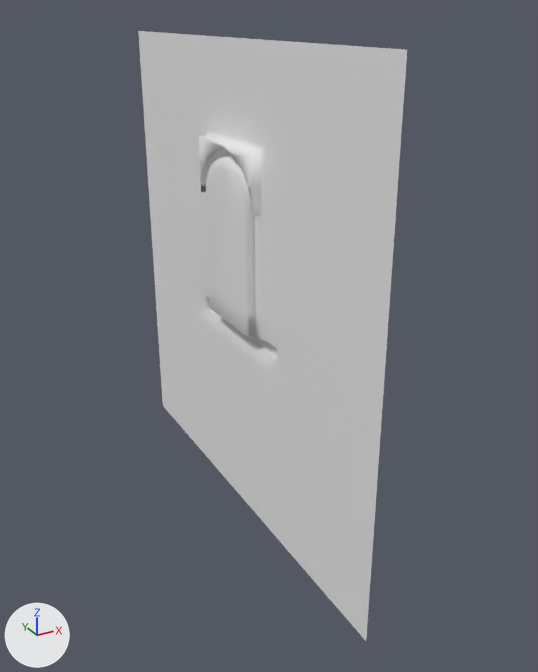
Renders of the FBX model Assets/Models/Environment/Building/Model_Environment_WallWindow.fbx from each side of a commit.
Before and after are seen from a 50 mm camera at (-0.43, -3.91, 3.14) aimed at (1.58, -0.26, 1.32). The axes (+X, +Y, +Z) are drawn at lower left. The lights are the same throughout. Materials are left out; every surface is plain grey. Where no turn or scale is listed for an object, it has been applied to the vertices.

The scene before the commit, as lines of its bpy script (objects in view):
```python
me_mesh = bpy.data.meshes.new('Mesh')
me_mesh.from_pydata(...)  # 236 vertices, 230 faces; spans x 1.43..1.58, y -1.5..1.5, z 0.0..3.0
me_mesh.materials.append(mat_trim)
ob_wallwindow_low = bpy.data.objects.new('WallWindow_low', me_mesh)
ob_wallwindow_low.location = (0.0, 0.0, 0.0)
```
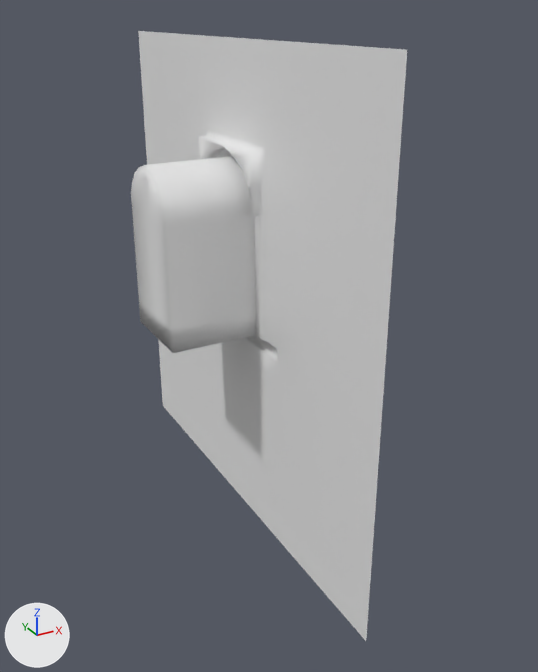
Boxes (x1, y1, x2, y2) around the edits, measured in the pictures (538 x 672 px):
'WallWindow_low', reshaped
    before: (138, 31, 407, 641)
    after: (131, 31, 407, 641)
part 1 of me_mesh, built on
    before: (206, 156, 255, 337)
    after: (131, 156, 255, 353)

What changed in the scene script:
```text
Change me_mesh:
    used by ob_wallwindow_low; location = (0.0, 0.0, 0.0)
    remove me_mesh.from_pydata(...)  # 236 vertices, 230 faces; spans x 1.43..1.58, y -1.5..1.5, z 0.0..3.0
    add me_mesh.from_pydata(...)  # 254 vertices, 248 faces; spans x 0.95..1.58, y -1.5..1.5, z 0.0..3.0
    me_mesh part 1
    22 faces are deleted
    9 vertices in x 1.43, y -0.27..0.27, z 1.34..2.34 move by (-0.48, 0.0, 0.0)
    1 vertex moves from x 1.43, y 0.0, z 1.5 to x 0.95, y 0.0, z 1.34
    5 vertices are added at (1.42, 0.27, 1.34), (1.42, -0.27, 1.34), (1.42, -0.1, 2.34), (1.42, 0.1, 2.34), (0.95, 0.0, 1.5)
    13 new vertices lie (-0.47, 0.0, 0.0) away from vertices in x 1.43, y -0.27..0.27, z 1.5..2.37
    40 new faces join them
```
